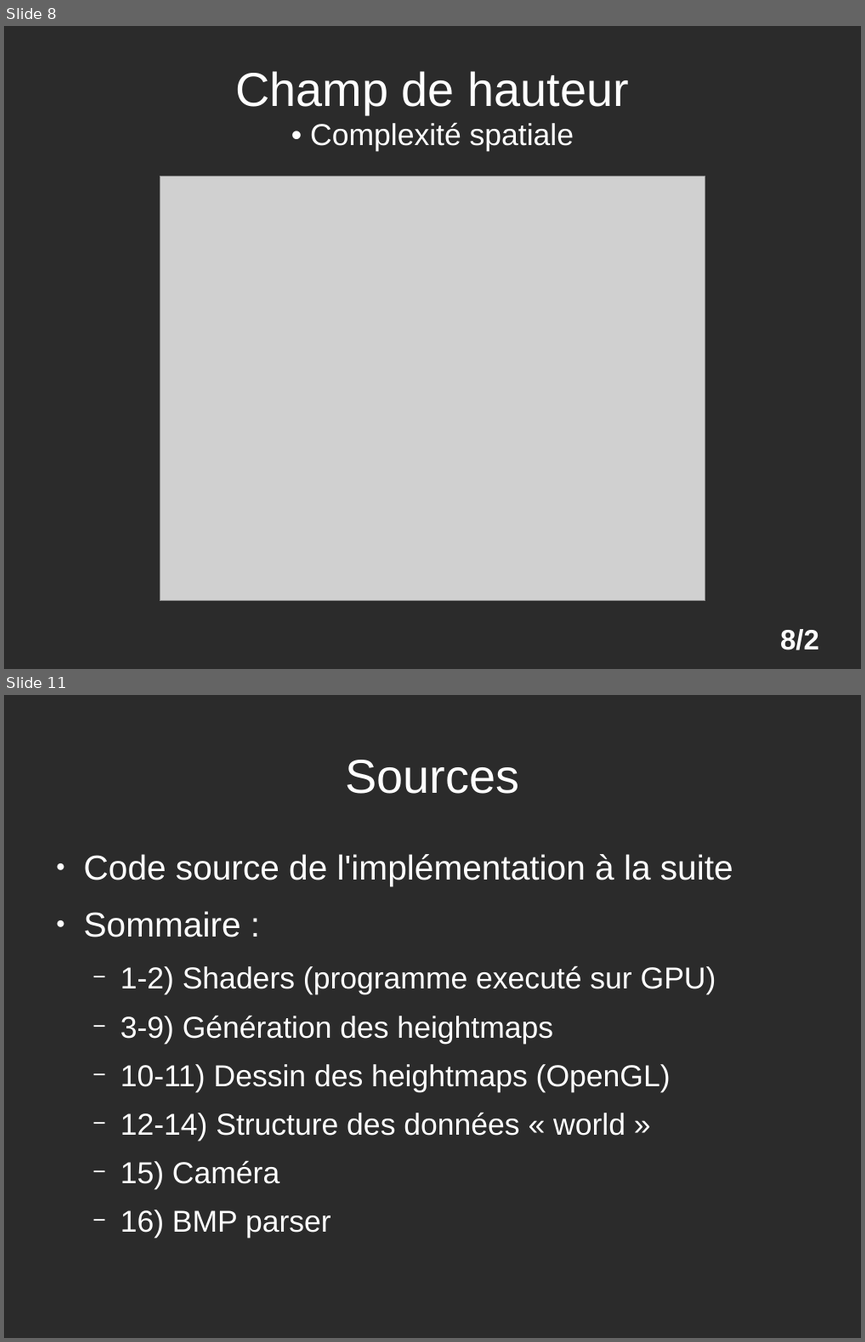
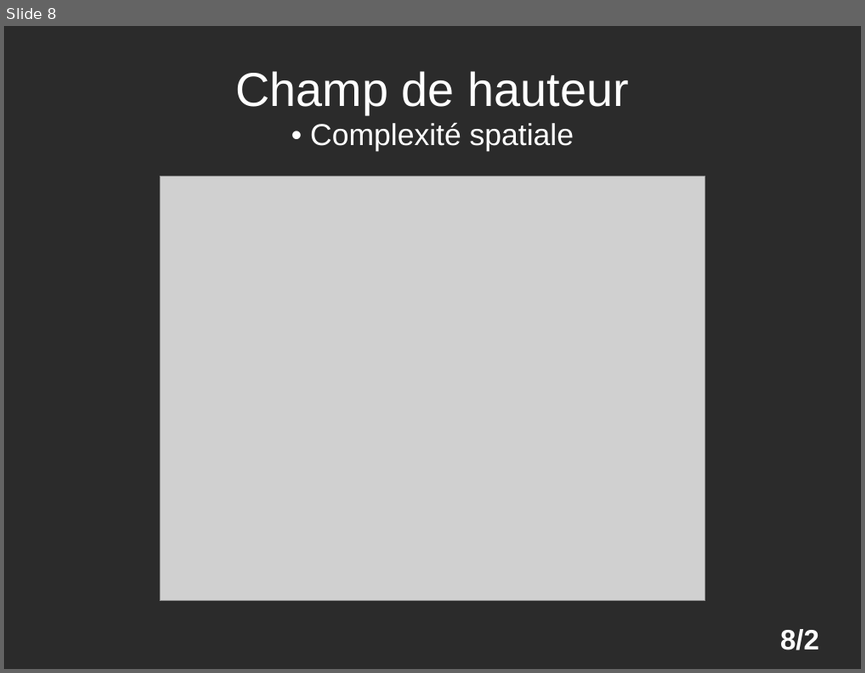
Before and after one commit to rpereira-dev/heightmaps_renderer, a slide deck: TIPE/presentation.odp. Shown one above the other, each under a label of ours: slides 8 and 11 before the commit, slide 8 after it; the slides between them are not shown. The pictures are 865x1342 and 865x673 pixels, drawn with LibreOffice and Linux fonts; fonts in the diff are those of the drawing; grey boxes stand for pictures; background and template pictures are left out; a plain dark background stands for a picture behind light text. Boxes give left, top, right and bottom in pixels: in the first picture for what was removed or moved away, otherwise in the second. Text is boxed around its words. In the diff, an @@ line names an element or a change of style, - is before the commit and + after.

```diff
--- a/TIPE/presentation.odp
+++ b/TIPE/presentation.odp
@@ slide 11 removed at (x1=4, y1=695, x2=861, y2=1338), background picture (left out) @@
@@ title removed at (x1=345, y1=760, x2=519, y2=794) @@
-Sources
@@ text removed at (x1=84, y1=854, x2=733, y2=1237) @@
-● Code source de l'implémentation à la suite
-● Sommaire :
-  − 1-2) Shaders (programme executé sur GPU)
-  − 3-9) Génération des heightmaps
-  − 10-11) Dessin des heightmaps (OpenGL)
-  − 12-14) Structure des données « world »
-  − 15) Caméra
-  − 16) BMP parser
```
Also in this commit, not shown: 2 slides changed, 22 other files.
